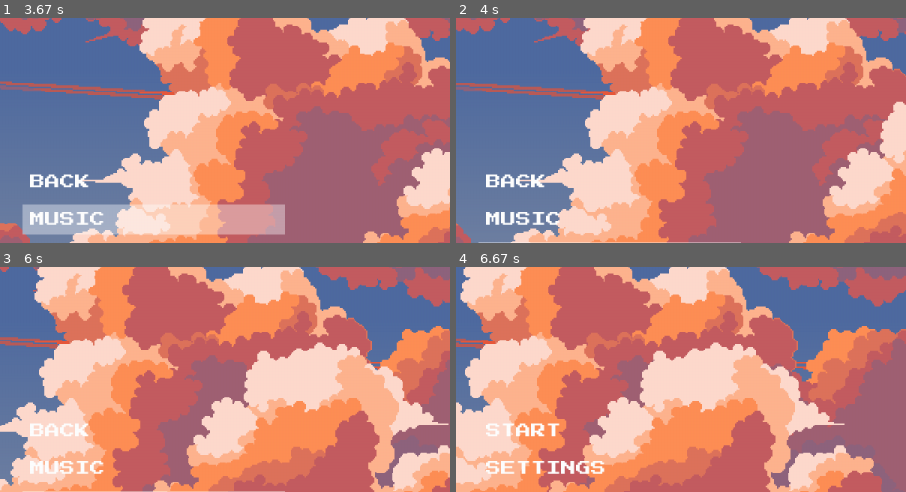
Above: before the commit, frames 1-4 (two rows, left to right).
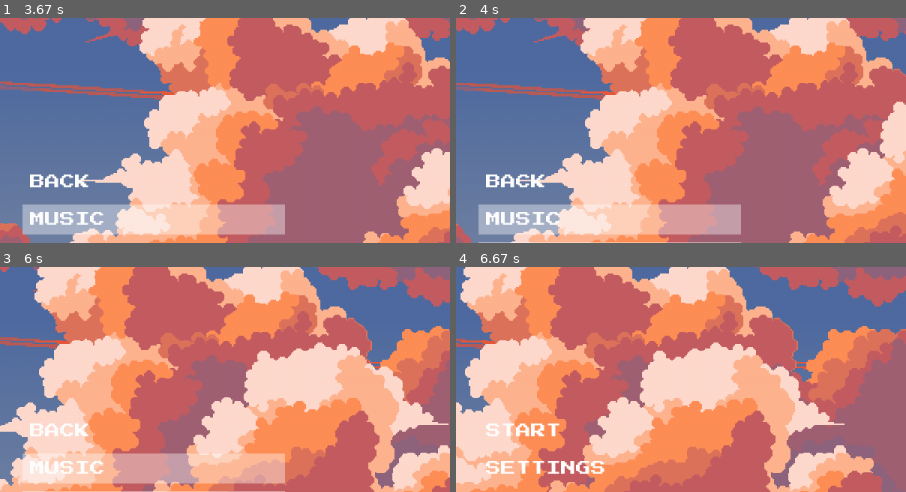
Above: after the commit, the same moments.

Repository: aurlaw0809/MazeGameOfSomeSort
Game: pygame game, started from trial_combination.py
Two runs of this game, one before a commit and one after it. Both use one fixed random seed, a clock stepped at 60 frames per second and the inputs below.
Inputs (mouse positions are % of the whole screen's width and height, from its top left):
- Up to frame 1 (3.67 s): click "START" at 0.38 s; press the mouse at (17, 53) at 0.7 s; move the mouse to (22, 42) at 0.8 s; release the mouse at (26, 30) at 0.93 s; press the mouse at (17, 53) at 1.03 s; move the mouse to (23, 43) at 1.13 s; release the mouse at (29, 34) at 1.27 s; press the mouse at (17, 62) at 1.37 s; move the mouse to (32, 74) at 1.47 s; release the mouse at (48, 86) at 1.6 s; press the mouse at (17, 62) at 1.7 s; move the mouse to (15, 54) at 1.8 s; release the mouse at (13, 47) at 1.93 s; press the mouse at (17, 53) at 2.03 s; move the mouse to (47, 70) at 2.13 s; release the mouse at (78, 86) at 2.27 s; press the mouse at (17, 53) at 2.37 s; move the mouse to (46, 47) at 2.47 s; release the mouse at (75, 41) at 2.6 s; press the mouse at (17, 62) at 2.7 s; move the mouse to (23, 60) at 2.8 s; release the mouse at (29, 58) at 2.93 s; tap Enter at 3 s; press the mouse at (17, 62) at 3.37 s; move the mouse to (52, 41) at 3.47 s; release the mouse at (86, 21) at 3.6 s
- Up to frame 2 (4 s): press the mouse at (17, 62) at 3.7 s; move the mouse to (28, 71) at 3.8 s; release the mouse at (39, 80) at 3.93 s
- Up to frame 3 (6 s): press the mouse at (17, 53) at 4.03 s; move the mouse to (33, 60) at 4.13 s; release the mouse at (49, 67) at 4.27 s; press the mouse at (17, 70) at 4.37 s; move the mouse to (40, 75) at 4.47 s; release the mouse at (64, 80) at 4.6 s; press the mouse at (17, 53) at 4.7 s; move the mouse to (42, 47) at 4.8 s; release the mouse at (67, 41) at 4.93 s; press the mouse at (17, 78) at 5.03 s; move the mouse to (23, 72) at 5.13 s; release the mouse at (29, 65) at 5.27 s; press the mouse at (17, 78) at 5.37 s; move the mouse to (30, 55) at 5.47 s; release the mouse at (43, 31) at 5.6 s; press the mouse at (17, 62) at 5.7 s; move the mouse to (28, 71) at 5.8 s; release the mouse at (39, 80) at 5.93 s
- Up to frame 4 (6.67 s): press the mouse at (17, 70) at 6.03 s; move the mouse to (27, 72) at 6.13 s; release the mouse at (36, 75) at 6.27 s; press the mouse at (17, 53) at 6.37 s; move the mouse to (52, 37) at 6.47 s; release the mouse at (87, 21) at 6.6 s
The pictures show only the part of the screen within x 0-50%, y 17-67%; the shares and areas given below are measured in that part.

Frame 1 is identical in both runs. In frame 2, 6.2% of the frame differs, in the area x 4-64%, y 82-97%; in frame 3, 6.6%; in frame 4, nothing differs.

Commit message:
toggle buttons

Diff:
--- a/button_class.py
+++ b/button_class.py
@@ -3,7 +3,7 @@
 class ButtonList:
     def __init__(self, screen, x, y,
                  width, height, spacing,
-                 number_buttons, list_names, button_types,
+                 number_buttons, list_names, button_types, button_actions,
                  inactive_color, active_colour,
                  text_color, text_font, text_x, text_y):
 
@@ -22,6 +22,7 @@
         self.list_buttons = []
         self.list_names = list_names
         self.button_types = button_types
+        self.button_actions = button_actions
 
         self.inactive_color = inactive_color
         self.active_colour = active_colour
@@ -38,6 +39,11 @@
 
     def create_buttons(self):
         for i in range(0, self.number_buttons):
+            if self.button_types[i] == 'T':
+                toggled = self.button_actions[i]
+            else:
+                toggled = False
+
             self.list_buttons.append(Button(self.screen,
                                             self.x,
                                             self.y + (self.height + self.spacing) * i,
@@ -50,7 +56,8 @@
                                             self.text_font,
                                             self.text_x,
                                             self.text_y,
-                                            self.button_types[i]))
+                                            self.button_types[i],
+                                            toggled))
 
     def print_button_selected(self, i):
         text = self.text_font.render(f"SELECTED: {self.list_names[i]}", True, self.text_color)
@@ -102,7 +109,10 @@
         return self.list_buttons
 
     def get_chosen_button_type(self):
-        return self.button_types[self.chosen_button]
+        if self.button_selected:
+            return self.button_types[self.chosen_button]
+        else:
+            return None
 
 
 class Button(ButtonList):
@@ -111,11 +121,11 @@
                  width, height,
                  inactive_color, active_colour,
                  text, text_color, text_font, text_x, text_y,
-                 button_type):
+                 button_type, toggled):
 
         super().__init__(screen, x, y,
                          width, height, None,
-                         0, None, None,
+                         0, None, None, None,
                          inactive_color, active_colour,
                          text_color, text_font, text_x, text_y)
 
@@ -124,8 +134,10 @@
         self.text = text
         self.colour = self.inactive_color
 
+        self.toggled = toggled
+
     def update_colour(self):
-        if self.active:
+        if self.active or self.toggled:
             self.colour = self.active_colour
         else:
             self.colour = self.inactive_color
@@ -157,3 +169,10 @@
 
     def is_active(self):
         return self.active
+
+    def switch_toggled(self):
+        self.toggled = not self.toggled
+        self.update_colour()
+
+    def get_toggled(self):
+        return self.toggled
--- a/trial_combination.py
+++ b/trial_combination.py
@@ -33,9 +33,10 @@
 bg = DynamicBackground(screen)
 
 #B = branch, F = finish game, T = toggle, E = entry, L = level
+# page name: [button names, action: to which page or toggle a variable or store a text box value, page type]
 
 pages = {'MM': [['START', 'SETTINGS', 'LEADERBOARD', 'QUIT'], ['MSS', 'MO', 'MRS', None], ['B', 'B', 'B', 'F']],
-         'MO': [['BACK', 'MUSIC', 'SOUND EFFECTS', 'NAME'], ['MM', None, None, None], ['B', 'T', 'T', 'E']],
+         'MO': [['BACK', 'MUSIC', 'SOUND EFFECTS', 'NAME'], ['MM', False, False, None], ['B', 'T', 'T', 'E']],
          'MRS': [['BACK', 'LVL. 1', 'LVL. 2', 'LVL. 3'], ['MM', None, None, None], ['B', 'L', 'L', 'L']],
          'MRD': [['BACK'], ['MRS'], ['B']],
          'MSS': [['BACK', 'LEVELS', 'TUTORIAL'], ['MM', 'MLS', None], ['B', 'B', 'L']],
@@ -45,12 +46,13 @@
 
 def update_page():
     BUTTON_NAMES = pages[current_page][0]
+    BUTTON_ACTIONS = pages[current_page][1]
     BUTTON_TYPES = pages[current_page][2]
     NUMBER_OF_BUTTONS = len(BUTTON_NAMES)
 
     buttons = ButtonList(screen, BUTTON_X, BUTTON_Y,
                      BUTTON_WIDTH, BUTTON_HEIGHT, BUTTON_SPACING,
-                     NUMBER_OF_BUTTONS, BUTTON_NAMES, BUTTON_TYPES,
+                     NUMBER_OF_BUTTONS, BUTTON_NAMES, BUTTON_TYPES, BUTTON_ACTIONS,
                      BUTTON_INACTIVE_COLOUR, BUTTON_ACTIVE_COLOUR,
                      BUTTON_TEXT_COLOUR, BUTTON_TEXT_FONT, BUTTON_TEXT_X, BUTTON_TEXT_Y)
 
@@ -65,6 +67,15 @@
         new_page = current_page
 
     return new_page
+
+def update_toggle(buttons, current_page, pages_list):
+    button_number = buttons.get_chosen_button()
+    toggle_value = buttons.get_list_buttons()[button_number].get_toggled()
+
+    pages_list[current_page][1][button_number] = toggle_value
+
+    return pages_list
+
 
 
 run =True
@@ -91,17 +102,36 @@
             if event.button == 1:
                 i = 0
                 for i in range(0, buttons.get_number_buttons()):
-                    if buttons.get_list_buttons()[i].check_collision(event.pos):
-                        buttons.set_active_button(i)
                     if buttons.get_list_buttons()[i].is_active():
                         buttons.set_button_selected(True)
                         buttons.set_chosen_button(i)
+
+                        #check here
+
+                        if buttons.get_chosen_button_type() == 'T':
+                            buttons.get_list_buttons()[i].switch_toggled()
+                            pages = update_toggle(buttons, current_page, pages)
+
+                        if buttons.get_chosen_button_type() == 'B':
+                            current_page = route_to_next_page(buttons, current_page)
+                            buttons = update_page()
+                            break
+
 
         if event.type == pygame.KEYDOWN:
             if event.key == pygame.K_RETURN:
                 if buttons.get_active_button() != -1:
                     buttons.set_chosen_button(buttons.get_active_button())
                     buttons.set_button_selected(True)
+
+                    if buttons.get_chosen_button_type() == 'T':
+                        buttons.get_list_buttons()[buttons.get_chosen_button()].switch_toggled()
+                        pages = update_toggle(buttons, current_page, pages)
+
+                    if buttons.get_chosen_button_type() == 'B':
+                        current_page = route_to_next_page(buttons, current_page)
+                        buttons = update_page()
+                        break
 
             if event.key == pygame.K_SPACE:
                 if buttons.get_active_button() != -1:
@@ -114,11 +144,6 @@
             if event.key == pygame.K_q:
                 run = False
 
-        if buttons.get_button_selected():
-            if buttons.get_chosen_button_type() == 'B':
-                current_page = route_to_next_page(buttons, current_page)
-                buttons = update_page()
-
     pygame.display.update()
 
 pygame.quit()
